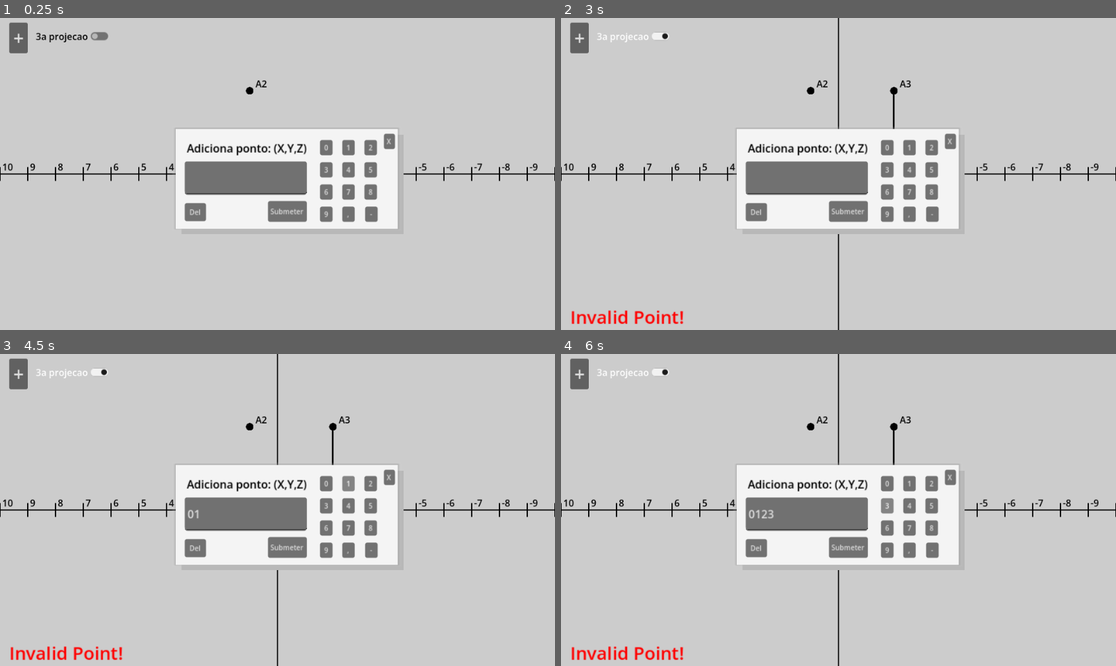
Above: before the commit, frames 1-4 (two rows, left to right).
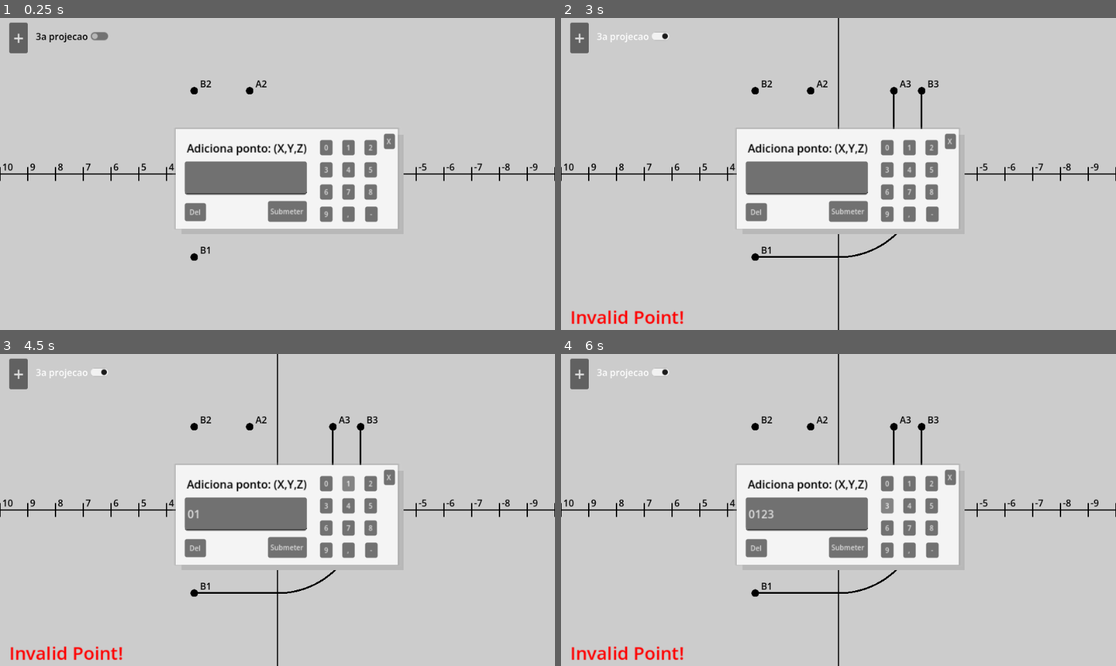
Above: after the commit, the same moments.

Repository: KP913/GeoDes-Editor
Game: Godot game, scene res://scenes/main.tscn
Same seed, same stepped clock (60 frames per second), same inputs: the game is played once before the commit and once after it.
Inputs (mouse positions are in pixels of both pictures, inside the frame that each line leads up to):
- Up to frame 1 (0.25 s): no input
- Up to frame 2 (3 s): click (805, 177) at 0.52 s; type "12" at 0.6 s; click "Submeter" at 1.25 s; click "+" at 2 s; click "3a projecao" at 2.75 s
- Up to frame 3 (4.5 s): click "0" at 3.5 s; click "1" at 4.25 s
- Up to frame 4 (6 s): click "2" at 5 s; click "3" at 5.75 s

The runs differ from the first frame. In frame 1, 0.1% of the frame differs, in the area x 34-39%, y 19-78%; in frame 2, 0.4%, in the area x 34-69%, y 19-78%; in frame 3, 0.4%; in frame 4, 0.4%.

Commit message:
Fix: cleaned up code with global constants that I can change in settings later :P

Diff:
--- a/scenes/point.tscn
+++ b/scenes/point.tscn
@@ -6,7 +6,7 @@
 [node name="Point" type="Node2D" unique_id=55819580]
 script = ExtResource("1_q733i")
 
-[node name="Line2D" type="Line2D" parent="." unique_id=1163321947]
+[node name="LineP1P2" type="Line2D" parent="." unique_id=1163321947]
 points = PackedVector2Array(0, -56, 0, 0, 0, 56)
 width = 3.0
 default_color = Color(0, 0, 0, 1)
@@ -48,6 +48,7 @@
 offset_right = 56.0
 offset_bottom = 79.0
 text = "P1"
+metadata/_edit_use_anchors_ = true
 
 [node name="LabelPoint2" type="Label" parent="." unique_id=2118741986]
 modulate = Color(0, 0, 0, 1)
--- a/scripts/main.gd
+++ b/scripts/main.gd
@@ -1,44 +1,41 @@
 extends Node2D
 
-var testing_points := [Vector3(1,2,3)]
+var testing_points := [Vector3(1,2,3), Vector3(3, 3, 3)]
 var inicialpointname := "A"
 var pointindice := 0
 var is_P3_visible := false
+var grid_scaling_factor: int = 48
 
 
 # Called when the node enters the scene tree for the first time.
 func _ready() -> void:
-	var linhas := range(-100,101)
+	var linhas_eixo_x_num := range(-100,101)
 
-	for pos in linhas:
+	for num in linhas_eixo_x_num:
 		var linha = preload("res://scenes/eixo_x_linha.tscn").instantiate()
-		linha.position.x = pos*-48
-		linha.get_node("Label").text = str(pos)
+		linha.position.x = num*grid_scaling_factor
+		linha.get_node("Label").text = str(-num) # Inverted because negative numbers are to the right
 
 		$EixoXLinhas.add_child(linha)
 
-	if is_P3_visible:
-		$EixoY.show()
-		#TODO Meter texto na linha vertical
+	#Generates a bunch of points with default names for testing
+	for coord in testing_points:
+		add_point(coord, char(ord(inicialpointname)+pointindice))
 
-	for coord in testing_points:
-		add_point(coord)
-
-		# Called every frame. 'delta' is the elapsed time since the previous frame.
+# Called every frame. 'delta' is the elapsed time since the previous frame.
 func _process(delta: float) -> void:
 	pass
 
 func _input(event: InputEvent) -> void:
 	pass
 
-
 func _on_a_projecao_toggled(toggled_on: bool) -> void:
 	is_P3_visible = toggled_on
 	$EixoY.visible = toggled_on
 
-func add_point(coord: Vector3):
+func add_point(coord: Vector3, name: String) -> void:
 	var ponto = preload("res://scenes/point.tscn").instantiate()
 	ponto.coords = coord
-	ponto.name = char(ord(inicialpointname)+pointindice)
+	ponto.name = name
 	pointindice += 1
 	$Pontos.add_child(ponto)
--- a/scripts/point.gd
+++ b/scripts/point.gd
@@ -1,35 +1,41 @@
 extends Node2D
 
-var coords := Vector3(0, 0, 0)
+var coords := Vector3(3, 3, 3)
+var text_offset_from_point := Vector2(10, -24)
+var grid_scaling_factor: int
 @onready var main = find_parent("Main")
+
 # Called when the node enters the scene tree for the first time.
 func _ready() -> void:
+	grid_scaling_factor = main.grid_scaling_factor
 	pass
 
 # Called every frame. 'delta' is the elapsed time since the previous frame.
 func _process(delta: float) -> void:
-	$P1.position.x = -coords.x * 48
-	$P1.position.y = coords.y * 48
+	$P1.position.x = -coords.x * grid_scaling_factor
+	$P1.position.y = coords.y * grid_scaling_factor
 
-	$P2.position.x = -coords.x * 48
-	$P2.position.y = -coords.z * 48
+	$P2.position.x = -coords.x * grid_scaling_factor
+	$P2.position.y = -coords.z * grid_scaling_factor
 
-	$Line2D.points[0] = $P1.position
-	$Line2D.points[2] = $P2.position
-	$Line2D.points[1] = Vector2($P1.position.x, 0)
+	print("A posicao de P1 é:", $P1.position)
+	$LineP1P2.points[0] = $P1.position
+	print("O P[0] da linha é:", $LineP1P2.points[0])
+	$LineP1P2.points[1] = Vector2($P1.position.x, 0)
+	$LineP1P2.points[2] = $P2.position
 
 	$LabelPoint1.text = name+"1"
-	$LabelPoint1.position = $P1.position + Vector2(10, -24)
+	$LabelPoint1.position = $P1.position + text_offset_from_point
 	$LabelPoint2.text = name+"2"
-	$LabelPoint2.position = $P2.position + Vector2(10, -24)
-	$P3.visible = main.is_P3_visible
-	$LabelPoint3.visible = main.is_P3_visible
-	$LineP2P3.visible = main.is_P3_visible
-	$LineP1P3.visible = main.is_P3_visible
+	$LabelPoint2.position = $P2.position + text_offset_from_point
 
 	if main.is_P3_visible:
-		$P3.position.x = coords.y*48
-		$P3.position.y = -coords.z*48
+		$P3.visible = true
+		$LabelPoint3.visible = true
+		$LineP2P3.visible = true
+		$LineP1P3.visible = true
+		$P3.position.x = coords.y*grid_scaling_factor
+		$P3.position.y = -coords.z*grid_scaling_factor
 
 		$LabelPoint3.text = name+"3"
 		$LabelPoint3.position = $P3.position + Vector2(10, -24)
@@ -41,7 +47,7 @@
 		var lista = []
 		lista.append($P1.position)
 		lista.append(Vector2(0, $P1.position.y))
-		var raio := coords.y*48
+		var raio := coords.y*grid_scaling_factor
 		for angle in range (-90, 0, 1):
 			var point := Vector2(0, 0)
 			point.x = raio*cos(deg_to_rad(angle))
